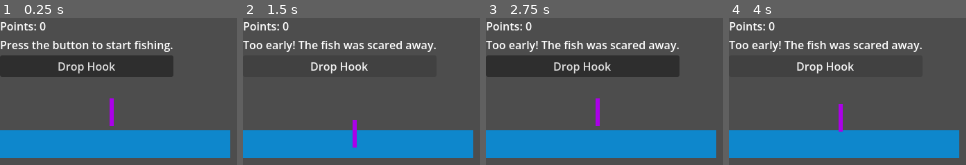
Above: before the commit, frames 1-4 (left to right).
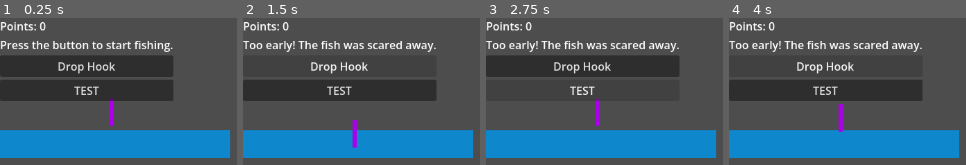
Above: after the commit, the same moments.

Repository: fehudma/godot_projects
Game: Godot game, scene res://Scenes/Main.tscn
Same seed, same stepped clock (60 frames per second), same inputs: the game is played once before the commit and once after it.
Inputs (mouse positions are in pixels of both pictures, inside the frame that each line leads up to):
- Up to frame 1 (0.25 s): no input
- Up to frame 2 (1.5 s): click "Drop Hook" at 0.5 s; click "Waiting for a fish..." at 1.25 s
- Up to frame 3 (2.75 s): click (583, 90) at 2 s, where only the run after the commit has a clickable "TEST"
- Up to frame 4 (4 s): click "Drop Hook" at 2.75 s; click "Waiting for a fish..." at 3.5 s

The runs differ from the first frame. In frame 1, 10% of the frame differs, in the area x 0-73%, y 42-57%; in frame 2, 12%, in the area x 0-82%, y 42-57%; in frame 3, 0.4%; in frame 4, 12%.

Commit message:
added two sounds for fish caught state

Diff:
--- a/Scenes/Main.tscn
+++ b/Scenes/Main.tscn
@@ -2,7 +2,9 @@
 
 [ext_resource type="Script" uid="uid://bn4h8c7eklpmm" path="res://Scenes/main.gd" id="1_r150o"]
 [ext_resource type="AudioStream" uid="uid://b5pc886cxjbgu" path="res://Audio/universfield-water-splash-229315 (edited).mp3" id="2_idj7w"]
+[ext_resource type="AudioStream" uid="uid://dgixqyg7c3pee" path="res://Audio/Ding-01.mp3" id="2_pbw6q"]
 [ext_resource type="AudioStream" uid="uid://c6ajmjqep4uvr" path="res://Audio/freesound_community-bells-75654 (mp3cut.net).mp3" id="3_kln2b"]
+[ext_resource type="AudioStream" uid="uid://baoq087w87y4h" path="res://Audio/Ding-02.mp3" id="3_v1gob"]
 
 [sub_resource type="Animation" id="Animation_rgh2o"]
 resource_name = "fish_bite"
@@ -84,6 +86,7 @@
 offset_right = 40.0
 offset_bottom = 40.0
 script = ExtResource("1_r150o")
+fish_caught_sounds = Array[AudioStream]([ExtResource("2_pbw6q"), ExtResource("3_v1gob")])
 
 [node name="Water" type="ColorRect" parent="." unique_id=1345827181]
 layout_mode = 0
@@ -117,7 +120,6 @@
 text = "Drop Hook"
 
 [node name="TestButton" type="Button" parent="VBoxContainer" unique_id=938500006]
-visible = false
 layout_mode = 2
 text = "TEST"
 
@@ -139,6 +141,8 @@
 [node name="FishBiteStateSound" type="AudioStreamPlayer" parent="." unique_id=955236453]
 stream = ExtResource("3_kln2b")
 
+[node name="FishCaughtStateSound" type="AudioStreamPlayer" parent="." unique_id=450070937]
+
 [connection signal="pressed" from="VBoxContainer/ActionButton" to="." method="_on_action_button_pressed"]
 [connection signal="pressed" from="VBoxContainer/TestButton" to="." method="_on_test_button_pressed"]
 [connection signal="timeout" from="BiteTimer" to="." method="_on_bite_timer_timeout"]
--- a/Scenes/main.gd
+++ b/Scenes/main.gd
@@ -1,5 +1,8 @@
 extends Control
+#============================EXPORTS
+@export var fish_caught_sounds: Array[AudioStream] = []
 
+#============================ONREADYs
 @onready var points_label: Label = $VBoxContainer/PointsLabel
 @onready var status_label: Label = $VBoxContainer/StatusLabel
 @onready var action_button: Button = $VBoxContainer/ActionButton
@@ -10,11 +13,12 @@
 @onready var animation_player_2: AnimationPlayer = $AnimationPlayer2
 @onready var hook_drop_sound: AudioStreamPlayer = $HookDropSound
 @onready var fish_bite_state_sound: AudioStreamPlayer = $FishBiteStateSound
+@onready var fish_caught_state_sound: AudioStreamPlayer = $FishCaughtStateSound
 
-
-
+#============================CONSTs
 const STARTING_SCORE: int = 0
 
+#============================VARs
 #States
 enum FishingState {
 	READY,
@@ -46,7 +50,7 @@
 
 var last_caught_fish: Dictionary = {}
 
-#helpers
+#============================HELPERS
 func choose_random_fish() -> Dictionary:
 	var total_weight: int = 0
 
@@ -66,6 +70,17 @@
 
 var total_points: int = 0
 
+#tween func for sound fade, instead of harsh stop
+func fade_out_fish_bite_sound() -> void:
+	var tween: Tween = create_tween()
+	tween.tween_property(fish_bite_state_sound, "volume_db", -40.0, 0.9)
+
+	await tween.finished
+
+	fish_bite_state_sound.stop()
+	fish_bite_state_sound.volume_db = 0.0
+
+#============================INIT
 # Called when the node enters the scene tree for the first time.
 func _ready() -> void:
 	randomize()
@@ -75,6 +90,8 @@
 		catch_timer.stop()
 		animation_player.stop()
 		animation_player_2.stop()
+		###fish_bite_state_sound.stop()
+		fade_out_fish_bite_sound()
 		animation_player.play("hook_up")
 
 		fishing_state = FishingState.READY
@@ -89,11 +106,16 @@
 		status_label.text = ("You caught a " + last_caught_fish["name"] + "!"
 		+ " +" + str(last_caught_fish["points"]) + " points")
 		action_button.text = "Drop Hook"
+
+		var random_sound: AudioStream = fish_caught_sounds.pick_random()
+		fish_caught_state_sound.stream = random_sound
+		fish_caught_state_sound.play()
 		return
 
 	if fishing_state == FishingState.WAITING_FOR_BITE:
 		bite_timer.stop()
 		animation_player.play("hook_up")
+		#TODO sound bug possible when hook up before fish bites
 		fishing_state = FishingState.READY
 		status_label.text = "Too early! The fish was scared away."
 		action_button.text = "Drop Hook"
@@ -107,6 +129,7 @@
 	var wait_time := randf_range(0.5, 2.0)
 	bite_timer.start(wait_time)
 
+#============================SIGNALS
 func _on_bite_timer_timeout() -> void:
 	fishing_state = FishingState.FISH_BITING
 	print("Biting timer started")
@@ -121,6 +144,8 @@
 
 func _on_catch_timer_timeout() -> void:
 	animation_player.stop()
+	###fish_bite_state_sound.stop()
+	fade_out_fish_bite_sound()
 	print("Escape timer ended")
 	animation_player_2.stop()
 	animation_player.play("hook_up")
@@ -131,6 +156,6 @@
 
 
 func _on_test_button_pressed() -> void:
-	print("+++")
-	print(last_caught_fish["name"])
-	print(last_caught_fish["points"])
+	var random_sound: AudioStream = fish_caught_sounds.pick_random()
+	fish_caught_state_sound.stream = random_sound
+	fish_caught_state_sound.play()
Not shown, added: Audio/Ding-01.mp3.import
Not shown, added: Audio/Ding-02.mp3.import
Not shown, added: Audio/Ding-01.mp3
Not shown, added: Audio/Ding-02.mp3
